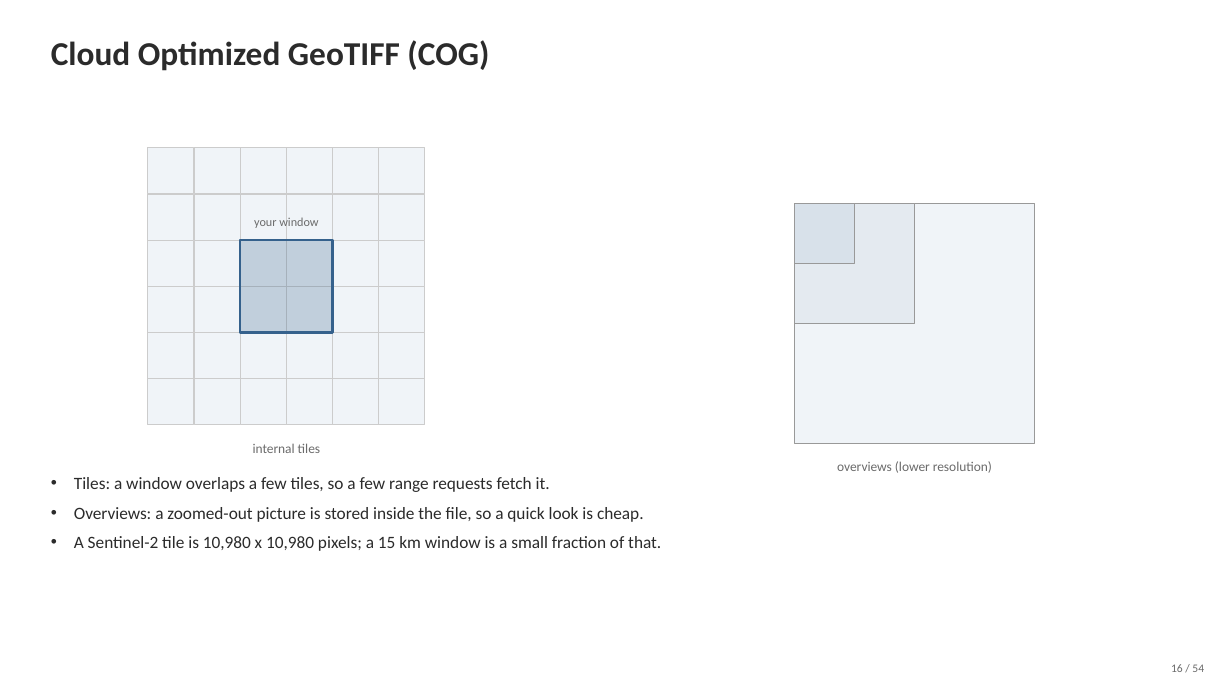
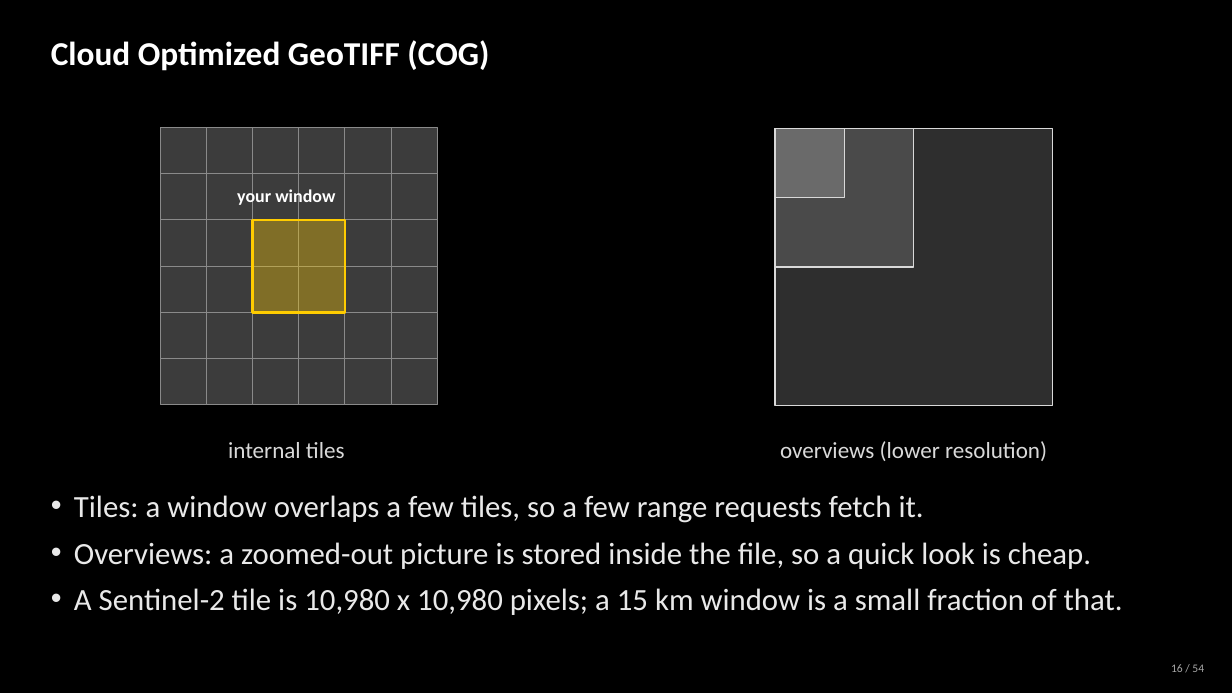
Before and after one commit to milliechapman/dsep, a slide deck: slide 26 of dsep2.pptx (slide 27 before the commit). Drawn at 1232x693 pixels with LibreOffice and Linux fonts; fonts in the diff are those of the drawing. Boxes give left, top, right and bottom in pixels: in the first picture for what was removed or moved away, otherwise in the second. Text is boxed around its words. In the diff, an @@ line names an element or a change of style, - is before the commit and + after.

```diff
--- a/dsep2.pptx
+++ b/dsep2.pptx
@@ background #FFFFFF to #000000 @@
@@ text "Cloud Optimized GeoTIFF (COG)" at bbox=[51, 40, 489, 71]: text colour #2B2B2B to #FFFFFF @@
@@ rectangle: place and size @@
-rectangle at bbox=[795, 203, 1035, 444]
+rectangle at bbox=[775, 128, 1053, 406]
@@ rectangle at bbox=[775, 128, 1053, 406]: fill #F0F4F8 to #2E2E2E; outline #999999 1 pt to #D9D9D9 1 pt @@
@@ rectangle: place and size @@
-rectangle at bbox=[795, 203, 915, 323]
+rectangle at bbox=[775, 128, 914, 267]
@@ rectangle at bbox=[775, 128, 914, 267]: fill #E4EAF0 to #4A4A4A; outline #999999 1 pt to #D9D9D9 1 pt @@
@@ rectangle: place and size @@
-rectangle at bbox=[795, 203, 855, 263]
+rectangle at bbox=[775, 128, 845, 198]
@@ rectangle at bbox=[775, 128, 845, 198]: fill #D8E1EA to #6A6A6A; outline #999999 1 pt to #D9D9D9 1 pt @@
@@ text "your window": place and size @@
-text "your window" at bbox=[254, 216, 318, 230]
+text "your window" at bbox=[237, 187, 335, 207]
@@ text "your window" at bbox=[237, 187, 335, 207]: size 9.5 to 14 pt, text colour #6B6B6B to #FFFFFF, bold on @@
@@ rectangle at bbox=[252, 220, 345, 312]: fill #35618C at 25% opacity to #FFCC00 at 35% opacity; outline #35618C 2 pt to #FFCC00 2 pt @@
@@ 37 rectangles: place and size @@
-37 rectangles at bbox=[148, 148, 425, 425]
+37 rectangles at bbox=[160, 128, 437, 405]
@@ fill #F0F4F8 to #3C3C3C; outline #CCCCCC 0.75 pt to #8A8A8A 0.75 pt in 36 elements at bbox=[160, 359, 206, 405], bbox=[206, 359, 252, 405], bbox=[252, 359, 299, 405], bbox=[299, 359, 345, 405], bbox=[160, 128, 206, 174], bbox=[206, 128, 252, 174], bbox=[252, 128, 299, 174], bbox=[299, 128, 345, 174], bbox=[160, 174, 206, 220], bbox=[206, 174, 252, 220], bbox=[252, 174, 299, 220], bbox=[299, 174, 345, 220], bbox=[160, 220, 206, 266], bbox=[206, 220, 252, 266], bbox=[252, 220, 299, 266], bbox=[299, 220, 345, 266], bbox=[160, 266, 206, 312], bbox=[206, 266, 252, 312], bbox=[252, 266, 299, 312], bbox=[299, 266, 345, 312], bbox=[391, 359, 437, 405], bbox=[391, 128, 437, 174], bbox=[391, 174, 437, 220], bbox=[391, 220, 437, 266], bbox=[391, 266, 437, 312], bbox=[160, 312, 206, 359], bbox=[206, 312, 252, 359], bbox=[252, 312, 299, 359], bbox=[299, 312, 345, 359], bbox=[391, 312, 437, 359], bbox=[345, 359, 391, 405], bbox=[345, 128, 391, 174], bbox=[345, 174, 391, 220], bbox=[345, 220, 391, 266], bbox=[345, 266, 391, 312], bbox=[345, 312, 391, 359] @@
@@ text "internal tiles" at bbox=[228, 442, 345, 458]: size 10.5 to 18 pt, text colour #6B6B6B to #D9D9D9 @@
@@ text "overviews (lower resolution)" at bbox=[780, 441, 1047, 461]: size 10.5 to 18 pt, text colour #6B6B6B to #D9D9D9 @@
@@ text "overviews (lower resolution)": place and size @@
-text "overviews (lower resolution)" at bbox=[837, 461, 992, 473]
+text "overviews (lower resolution)" at bbox=[780, 441, 1047, 461]
@@ text "Tiles: a window overlaps a ...": place and size @@
-text "Tiles: a window overlaps a ..." at bbox=[74, 477, 661, 551]
+text "Tiles: a window overlaps a ..." at bbox=[74, 495, 1123, 615]
@@ text "Tiles: a window overlaps a ..." at bbox=[74, 495, 1123, 615]: size 13.5 to 24 pt, text colour #2B2B2B to #E9E9E9 @@
@@ text "16 / 54" at bbox=[1171, 664, 1204, 672]: text colour #6B6B6B to #A6A6A6 @@
```
Also in this commit, not shown: 13 other slides changed, 12 slides added, 2 slides removed, 6 other files.
